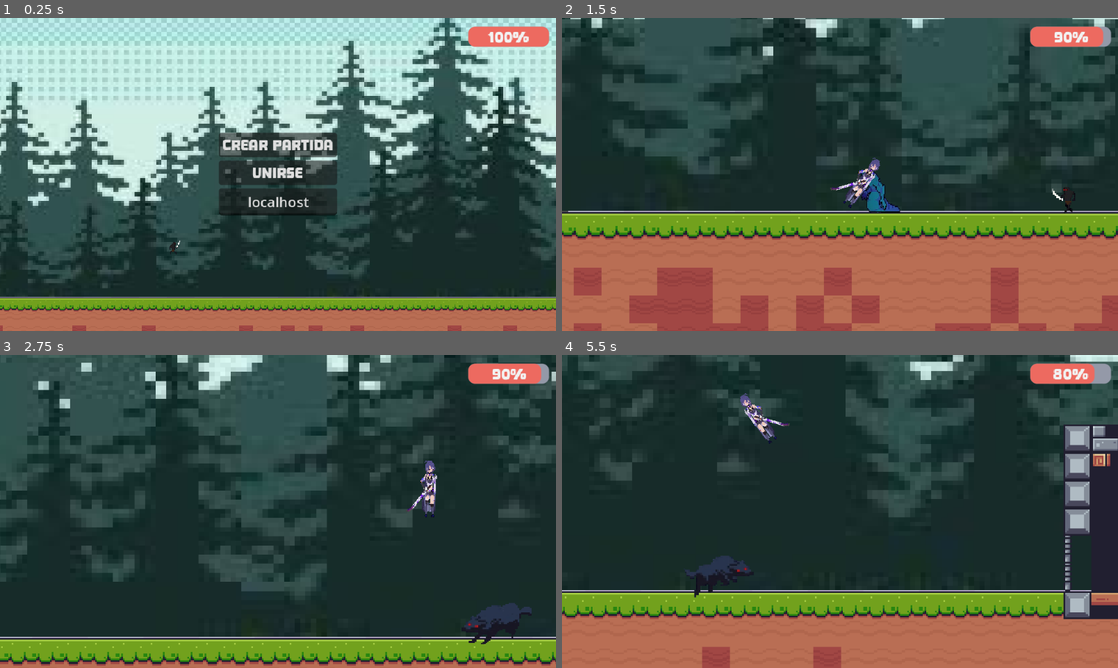
Above: before the commit, frames 1-4 (two rows, left to right).
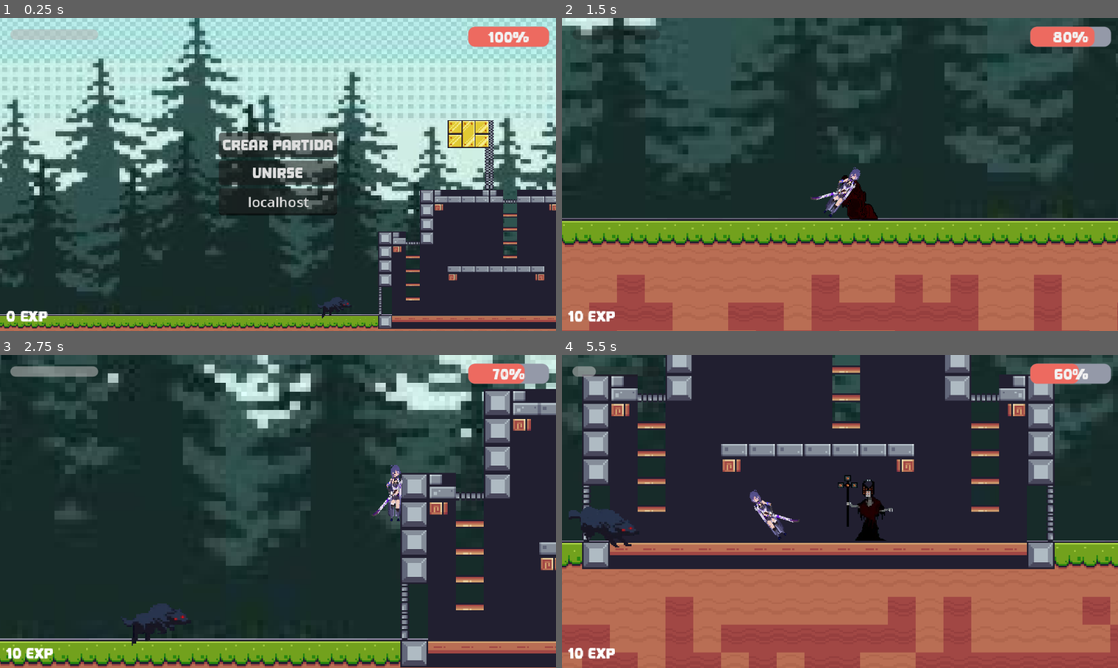
Above: after the commit, the same moments.

Repository: ParisNicolas/riftbound
Game: Godot game, scene res://Scenes/Main/multiplayer.tscn
Same seed, same stepped clock (60 frames per second), same inputs: the game is played once before the commit and once after it.
Inputs (mouse positions are in pixels of both pictures, inside the frame that each line leads up to):
- Up to frame 1 (0.25 s): no input
- Up to frame 2 (1.5 s): click "Crear partida" at 0.5 s; move the mouse to (962, 158) at 1.27 s; hold Right (mover_derecha) from 1.28 s (still down); click (962, 158) at 1.35 s
- Up to frame 3 (2.75 s): keep holding Right (mover_derecha); tap Space (saltar) at 1.52, 2.27 s; move the mouse to (166, 527) at 2.02 s; click (166, 527) at 2.1 s
- Up to frame 4 (5.5 s): move the mouse to (895, 442) at 2.77 s; release Right (mover_derecha) at 2.78 s; hold Left (mover_izquierda) 2.78-3.53 s; click (895, 442) at 2.85 s; move the mouse to (812, 574) at 3.52 s; hold Right (mover_derecha) 3.53-5.03 s; click (812, 574) at 3.6 s; tap Space (saltar) at 3.77, 4.52, 5.27 s; move the mouse to (1006, 558) at 4.27 s; click (1006, 558) at 4.35 s; move the mouse to (673, 464) at 5.02 s; hold Left (mover_izquierda) from 5.03 s (still down); click (673, 464) at 5.1 s

The runs differ from the first frame. In frame 1, 51% of the frame differs, in the area x 0-100%, y 0-100%; in frame 2, 37%; in frame 3, 36%; in frame 4, 50%.

Commit message:
Mas cambios

Diff:
--- a/Scenes/Enemies/enemy.tscn
+++ b/Scenes/Enemies/enemy.tscn
@@ -79,12 +79,11 @@
 script = ExtResource("1_ubio8")
 
 [node name="AnimatedSprite2D" type="AnimatedSprite2D" parent="."]
-position = Vector2(1, -3)
+position = Vector2(1.55358, -3.92856)
 scale = Vector2(0.469048, 0.469048)
 sprite_frames = SubResource("SpriteFrames_53ao7")
-animation = &"idle"
-frame_progress = 0.269879
+animation = &"attack"
 
 [node name="CollisionShape2D" type="CollisionShape2D" parent="."]
-position = Vector2(-1, 1)
+position = Vector2(-0.44642, 0.0714397)
 shape = SubResource("CircleShape2D_3hxf3")
--- a/Scenes/Enemies/reina.tscn
+++ b/Scenes/Enemies/reina.tscn
@@ -42,6 +42,17 @@
 }],
 "loop": true,
 "name": &"idle",
+"speed": 5.0
+}, {
+"frames": [{
+"duration": 1.0,
+"texture": SubResource("AtlasTexture_vtbby")
+}, {
+"duration": 1.0,
+"texture": SubResource("AtlasTexture_lv8mn")
+}],
+"loop": true,
+"name": &"walk",
 "speed": 12.0
 }]
 
@@ -52,10 +63,10 @@
 script = ExtResource("1_v2iln")
 
 [node name="AnimatedSprite2D" type="AnimatedSprite2D" parent="."]
-position = Vector2(7, -18)
+position = Vector2(4, -18)
 scale = Vector2(0.309791, 0.273129)
 sprite_frames = SubResource("SpriteFrames_53ao7")
-animation = &"attack"
+animation = &"walk"
 
 [node name="CollisionShape2D" type="CollisionShape2D" parent="."]
 position = Vector2(1, -6)
--- a/Scenes/Enemies/slime.tscn
+++ b/Scenes/Enemies/slime.tscn
@@ -21,7 +21,26 @@
 "texture": SubResource("AtlasTexture_4lx4x")
 }],
 "loop": true,
+"name": &"attack",
+"speed": 5.0
+}, {
+"frames": [{
+"duration": 1.0,
+"texture": SubResource("AtlasTexture_4lx4x")
+}],
+"loop": true,
 "name": &"idle",
+"speed": 5.0
+}, {
+"frames": [{
+"duration": 1.0,
+"texture": SubResource("AtlasTexture_pm37t")
+}, {
+"duration": 1.0,
+"texture": SubResource("AtlasTexture_4lx4x")
+}],
+"loop": true,
+"name": &"walk",
 "speed": 12.0
 }]
 
@@ -35,9 +54,8 @@
 position = Vector2(2.38419e-07, -10)
 scale = Vector2(0.135124, 0.186084)
 sprite_frames = SubResource("SpriteFrames_53ao7")
-animation = &"idle"
-frame_progress = 0.0679039
+animation = &"attack"
 
 [node name="CollisionShape2D" type="CollisionShape2D" parent="."]
-position = Vector2(1, -5)
+position = Vector2(0, -5)
 shape = SubResource("CircleShape2D_3hxf3")
--- a/Scenes/Enemies/wolf.tscn
+++ b/Scenes/Enemies/wolf.tscn
@@ -21,7 +21,29 @@
 "texture": SubResource("AtlasTexture_m67a4")
 }],
 "loop": true,
+"name": &"attack",
+"speed": 5.0
+}, {
+"frames": [{
+"duration": 1.0,
+"texture": SubResource("AtlasTexture_2yt7s")
+}, {
+"duration": 1.0,
+"texture": SubResource("AtlasTexture_m67a4")
+}],
+"loop": true,
 "name": &"idle",
+"speed": 5.0
+}, {
+"frames": [{
+"duration": 1.0,
+"texture": SubResource("AtlasTexture_2yt7s")
+}, {
+"duration": 1.0,
+"texture": SubResource("AtlasTexture_m67a4")
+}],
+"loop": true,
+"name": &"walk",
 "speed": 12.0
 }]
 
@@ -32,12 +54,10 @@
 script = ExtResource("1_6tcid")
 
 [node name="AnimatedSprite2D" type="AnimatedSprite2D" parent="."]
-position = Vector2(-1.19209e-07, -6)
+position = Vector2(1, -6)
 scale = Vector2(0.262717, 0.361797)
 sprite_frames = SubResource("SpriteFrames_53ao7")
-animation = &"idle"
-frame = 1
-frame_progress = 0.0679039
+animation = &"attack"
 
 [node name="CollisionShape2D" type="CollisionShape2D" parent="."]
 position = Vector2(1, -5)
--- a/Scenes/Main/Escena_1.tscn
+++ b/Scenes/Main/Escena_1.tscn
@@ -1,10 +1,9 @@
-[gd_scene load_steps=11 format=4 uid="uid://gxnbsmoq3upo"]
+[gd_scene load_steps=10 format=4 uid="uid://gxnbsmoq3upo"]
 
 [ext_resource type="Texture2D" uid="uid://csdmdwffxs1ew" path="res://Assets/Sprites/Tiles/Purple.png" id="1_d4mdb"]
 [ext_resource type="Texture2D" uid="uid://b2qcvyj4odfqf" path="res://Assets/Sprites/Tiles/Terrain (16x16).png" id="1_e3noq"]
 [ext_resource type="Texture2D" uid="uid://ca6fnffdb6aba" path="res://Assets/Sprites/Tiles/Gray.png" id="2_3hj54"]
-[ext_resource type="PackedScene" uid="uid://dojhu8tiply47" path="res://Scenes/Enemies/wolf.tscn" id="4_4ges3"]
-[ext_resource type="PackedScene" uid="uid://b0dxmgf2e3n0u" path="res://Scenes/Utils/enemy_spawner.tscn" id="4_aft6a"]
+[ext_resource type="PackedScene" uid="uid://mjwv0gqgjuh8" path="res://Scenes/Enemies/enemy.tscn" id="4_aft6a"]
 
 [sub_resource type="TileSetAtlasSource" id="TileSetAtlasSource_3hj54"]
 texture = ExtResource("1_d4mdb")
@@ -301,11 +300,5 @@
 tile_map_data = PackedByteArray("AAAHABAAAAAHAAAAAAAHABEAAAAHAAEAAAAHABIAAAAHAAEAAAAHABMAAAAHAAEAAAAHABQAAAAHAAEAAAAHAB …(16624 unchanged characters)…
 tile_set = SubResource("TileSet_3hj54")
 
-[node name="Wolf" parent="TilemapLayers" instance=ExtResource("4_4ges3")]
-position = Vector2(499, 249)
-
-[node name="EnemySpawner" parent="." instance=ExtResource("4_aft6a")]
-position = Vector2(-439, 232)
-
-[node name="EnemySpawner2" parent="." instance=ExtResource("4_aft6a")]
-position = Vector2(744, 232)
+[node name="Enemy" parent="." instance=ExtResource("4_aft6a")]
+position = Vector2(113, 246)
--- a/Scenes/Main/Escena_2.tscn
+++ b/Scenes/Main/Escena_2.tscn
@@ -6,6 +6,8 @@
 [ext_resource type="Texture2D" uid="uid://b52aqnnjb3dg5" path="res://Assets/Sprites/fondo.jpg" id="3_rby40"]
 [ext_resource type="PackedScene" uid="uid://b0dxmgf2e3n0u" path="res://Scenes/Utils/enemy_spawner.tscn" id="5_x3jok"]
 [ext_resource type="PackedScene" uid="uid://dojhu8tiply47" path="res://Scenes/Enemies/wolf.tscn" id="6_8760s"]
+[ext_resource type="PackedScene" uid="uid://djubqal5br4gm" path="res://Scenes/Enemies/slime.tscn" id="7_d8u1e"]
+[ext_resource type="PackedScene" uid="uid://ct3y5foowogt5" path="res://Scenes/Enemies/reina.tscn" id="8_7wkxl"]
 
 [sub_resource type="TileSetAtlasSource" id="TileSetAtlasSource_3hj54"]
 texture = ExtResource("1_d4mdb")
@@ -320,3 +322,9 @@
 [node name="Wolf" parent="." instance=ExtResource("6_8760s")]
 position = Vector2(381, 335)
 scale = Vector2(3.34375, 1.86207)
+
+[node name="Slime" parent="." instance=ExtResource("7_d8u1e")]
+position = Vector2(-32, 340)
+
+[node name="Reina" parent="." instance=ExtResource("8_7wkxl")]
+position = Vector2(927, 340)
--- a/Scenes/Main/multiplayer.tscn
+++ b/Scenes/Main/multiplayer.tscn
@@ -1,13 +1,10 @@
-[gd_scene load_steps=9 format=3 uid="uid://clxa1711vjjsv"]
+[gd_scene load_steps=6 format=3 uid="uid://clxa1711vjjsv"]
 
 [ext_resource type="Script" uid="uid://b0f0wywr60hx0" path="res://Scripts/multiplayer.gd" id="1_rt0y2"]
 [ext_resource type="PackedScene" uid="uid://dmingoc24kwmn" path="res://Scenes/UI/hud.tscn" id="2_ipi6n"]
-[ext_resource type="PackedScene" uid="uid://mjwv0gqgjuh8" path="res://Scenes/Enemies/enemy.tscn" id="3_b8xr8"]
 [ext_resource type="PackedScene" uid="uid://bk2ggberd6okw" path="res://Scenes/Main/Escena_2.tscn" id="3_ipi6n"]
-[ext_resource type="PackedScene" uid="uid://djubqal5br4gm" path="res://Scenes/Enemies/slime.tscn" id="5_rrnm6"]
 [ext_resource type="FontFile" uid="uid://mtu35pl36xwk" path="res://Assets/Fonts/Click Cheese.otf" id="5_rxk6r"]
 [ext_resource type="AudioStream" uid="uid://budubyi2u2emc" path="res://Assets/Audio/Fuguee KSR.wav" id="6_au533"]
-[ext_resource type="PackedScene" uid="uid://ct3y5foowogt5" path="res://Scenes/Enemies/reina.tscn" id="6_pul5d"]
 
 [node name="Node" type="Node"]
 script = ExtResource("1_rt0y2")
@@ -15,16 +12,6 @@
 [node name="HUD" parent="." instance=ExtResource("2_ipi6n")]
 
 [node name="Escena1" parent="." instance=ExtResource("3_ipi6n")]
-position = Vector2(288, -20)
-
-[node name="Enemy" parent="." instance=ExtResource("3_b8xr8")]
-position = Vector2(200, 239)
-
-[node name="Wolf" parent="." instance=ExtResource("5_rrnm6")]
-position = Vector2(-24, 321)
-
-[node name="Reina" parent="." instance=ExtResource("6_pul5d")]
-position = Vector2(1436, 315)
 
 [node name="CenterContainer" type="CenterContainer" parent="."]
 anchors_preset = 15
--- a/Scenes/Players/ARCH.tscn
+++ b/Scenes/Players/ARCH.tscn
@@ -68,8 +68,8 @@
 }]
 
 [sub_resource type="CapsuleShape2D" id="CapsuleShape2D_jbl03"]
-radius = 4.0
-height = 28.0
+radius = 3.0
+height = 24.0
 
 [sub_resource type="SceneReplicationConfig" id="SceneReplicationConfig_itoxq"]
 properties/0/path = NodePath(".:position")
@@ -86,21 +86,21 @@
 properties/3/replication_mode = 1
 
 [sub_resource type="RectangleShape2D" id="RectangleShape2D_jbl03"]
-size = Vector2(20, 14)
+size = Vector2(30.5, 14)
 
 [node name="arch" type="CharacterBody2D"]
 collision_mask = 3
 script = ExtResource("1_jbl03")
 
 [node name="AnimatedSprite2D" type="AnimatedSprite2D" parent="."]
-position = Vector2(15, -18.5)
+position = Vector2(1, -16)
 scale = Vector2(0.46875, 0.578125)
 sprite_frames = SubResource("SpriteFrames_g0wjw")
 animation = &"idle"
 autoplay = "idle"
 
 [node name="CollisionShape2D" type="CollisionShape2D" parent="."]
-position = Vector2(14, -15)
+position = Vector2(0, -12)
 shape = SubResource("CapsuleShape2D_jbl03")
 
 [node name="Camera2D" type="Camera2D" parent="."]
@@ -113,5 +113,5 @@
 [node name="AttackArea" type="Area2D" parent="."]
 
 [node name="CollisionShape2D" type="CollisionShape2D" parent="AttackArea"]
-position = Vector2(31, -10)
+position = Vector2(17.75, -7)
 shape = SubResource("RectangleShape2D_jbl03")
--- a/Scenes/UI/hud.tscn
+++ b/Scenes/UI/hud.tscn
@@ -30,6 +30,23 @@
 theme_override_styles/fill = SubResource("StyleBoxFlat_ny26j")
 value = 100.0
 
+[node name="ScoreLabel" type="Label" parent="."]
+offset_left = 7.0
+offset_top = 333.0
+offset_right = 95.0
+offset_bottom = 356.0
+theme_override_fonts/font = ExtResource("2_ny26j")
+text = "0 exp"
+
+[node name="AttackBar" type="ProgressBar" parent="."]
+offset_left = 12.0
+offset_top = 13.0
+offset_right = 113.0
+offset_bottom = 25.0
+max_value = 0.3
+value = 0.3
+show_percentage = false
+
 [node name="DeathScreen" type="Control" parent="."]
 visible = false
 layout_mode = 3
@@ -39,23 +56,33 @@
 
 [node name="Reaparecer" type="Button" parent="DeathScreen"]
 layout_mode = 0
-offset_left = 242.0
-offset_top = 176.0
-offset_right = 383.0
-offset_bottom = 207.0
+offset_left = 237.0
+offset_top = 186.0
+offset_right = 378.0
+offset_bottom = 217.0
 theme_override_fonts/font = ExtResource("2_ny26j")
 text = "Reaparecer"
 
 [node name="Label" type="Label" parent="DeathScreen"]
 layout_mode = 0
-offset_left = 195.0
-offset_top = 94.0
-offset_right = 440.0
-offset_bottom = 170.0
+offset_left = 200.0
+offset_top = 106.0
+offset_right = 423.0
+offset_bottom = 182.0
 theme_override_colors/font_color = Color(0.436119, 0.668561, 0.648371, 1)
 theme_override_colors/font_shadow_color = Color(0.567179, 0.353354, 0.507404, 1)
 theme_override_fonts/font = ExtResource("2_ny26j")
 theme_override_font_sizes/font_size = 50
-text = "MORISTEE"
+text = "MORISTE"
+
+[node name="Label2" type="Label" parent="DeathScreen"]
+layout_mode = 0
+offset_left = 242.0
+offset_top = 167.0
+offset_right = 372.0
+offset_bottom = 190.0
+theme_override_fonts/font = ExtResource("2_ny26j")
+theme_override_font_sizes/font_size = 11
+text = "-10 vida para revivir"
 
 [connection signal="pressed" from="DeathScreen/Reaparecer" to="." method="_on_reaparecer_pressed"]
--- a/Scripts/Enemies/enemy.gd
+++ b/Scripts/Enemies/enemy.gd
@@ -1,7 +1,7 @@
 extends CharacterBody2D
 
 @export var SPEED := 80
-@export var ATTACK_RANGE := 20
+@export var ATTACK_RANGE := 15
 @export var ATTACK_COOLDOWN := 1.0
 @export var GRAVITY := 800.0
 
@@ -43,6 +43,7 @@
 				velocity.x = 0
 				if(can_attack):
 					attack()
+					print(distance)
 					attacking = true
 				$AnimatedSprite2D.play("attack")
 			else:
@@ -63,8 +64,14 @@
 
 	current_health = clamp(current_health - amount, 0, max_health)
 
+	modulate = Color(1, 0, 0)
+	await get_tree().create_timer(0.2).timeout
+	modulate = Color(1, 1, 1)  # blanco normal (sin tinte)
+
 	if current_health <= 0:
 		die()
+
+
 
 func apply_push(push_vector: Vector2):
 	velocity += push_vector
--- a/Scripts/Players/arch.gd
+++ b/Scripts/Players/arch.gd
@@ -8,9 +8,10 @@
 var current_health := 90
 var is_dead := false
 
-var attack_cooldown := 0.4
+var attack_cooldown := 0.3
 var can_attack := true
 
+var score := 0
 
 func _enter_tree() -> void:
 	set_multiplayer_authority(name.to_int())
@@ -68,12 +69,16 @@
 	$AttackArea/CollisionShape2D.position.x = 30 if !$AnimatedSprite2D.flip_h else -2
 
 func attack():
+	var hud = get_tree().root.get_node("Node/HUD")
+
 	if !is_multiplayer_authority(): return
 	if !can_attack: return
 
 	can_attack = false
 	$AnimatedSprite2D.rotation = 0.6 if !$AnimatedSprite2D.flip_h else -0.6
 
+	# Reiniciar barra a 0
+	hud.reset_attackbar(attack_cooldown)
 
 	# MOSTRAR COLISIÓN (solo durante el ataque)
 	$AttackArea/CollisionShape2D.visible = true
@@ -81,10 +86,18 @@
 	var bodies = $AttackArea.get_overlapping_bodies()
 	for body in bodies:
 		if body.is_in_group("enemy"):
+			score += 10
+			update_score_ui()
 			body.take_damage(10)
 
 	# Esperar cooldown
 	await get_tree().create_timer(attack_cooldown).timeout
+	# Animar cooldown
+	var tiempo_pasado := 0.0
+	while tiempo_pasado < attack_cooldown:
+		await get_tree().process_frame
+		tiempo_pasado += get_process_delta_time()
+		hud.set_attackbar(tiempo_pasado)
 
 	$AnimatedSprite2D.rotation = 0
 	can_attack = true
@@ -105,8 +118,14 @@
 	if hud:
 		hud.update_health(current_health, max_health)
 
+func update_score_ui():
+	var hud = get_tree().root.get_node("Node/HUD")  # Ajustá la ruta según tu estructura
+	if hud:
+		hud.update_score(score)
+
 func respawn():
 	print("REAPARICIONNN")
+	score = 0
 	max_health = max_health - 20
 	current_health = max_health
 	is_dead = false
--- a/Scripts/UI/hud.gd
+++ b/Scripts/UI/hud.gd
@@ -7,9 +7,18 @@
 func show_death_screen():
 	$DeathScreen.visible = true
 
+func update_score(score: int) -> void:
+	$ScoreLabel.text = str(score) + " exp"
 
 func _on_reaparecer_pressed() -> void:
 	$DeathScreen.visible = false
 	for player in get_tree().get_nodes_in_group("player"):
 		if player.is_multiplayer_authority():
 			player.respawn()
+
+func reset_attackbar(cooldown: float) -> void:
+	$AttackBar.max_value = cooldown
+	$AttackBar.value = 0.0
+
+func set_attackbar(value: float) -> void:
+	$AttackBar.value = value
Not shown: 1 places in Scenes/Main/Escena_2.2.tscn that only renumber resources
Not shown: 1 places in Scenes/Main/Escena_2.tscn that only renumber resources
